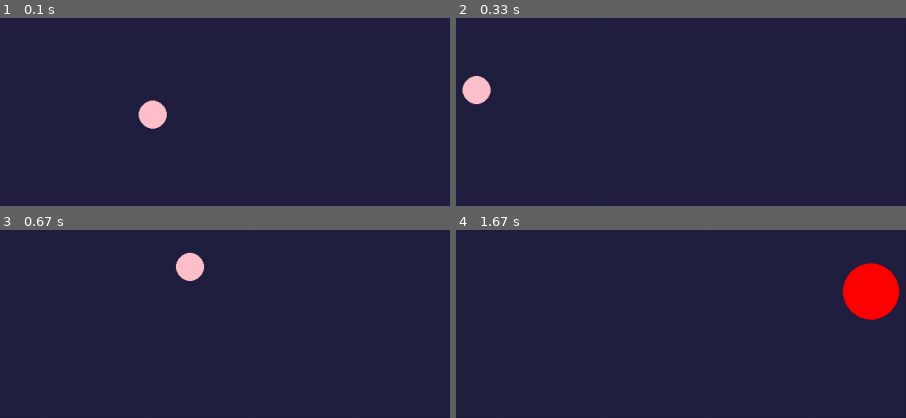
Above: before the commit, frames 1-4 (two rows, left to right).
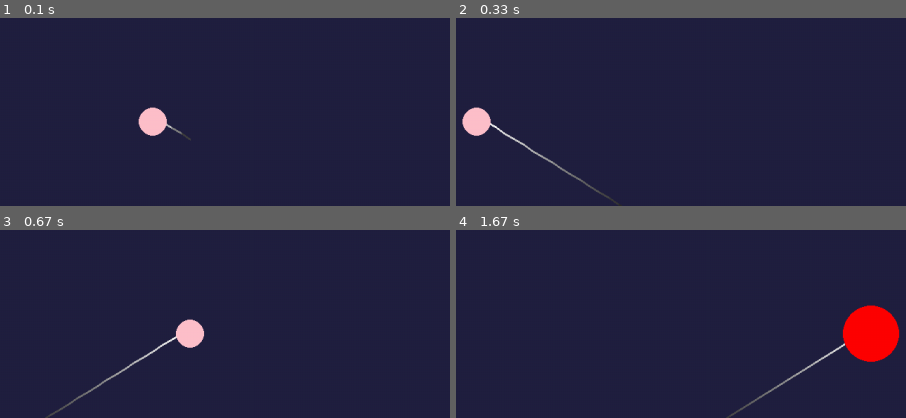
Above: after the commit, the same moments.

Repository: LeoArtDev/pygame_academic_project
Game: pygame game, started from main.py
Two runs of this game, one before a commit and one after it. Both use one fixed random seed, a clock stepped at 60 frames per second and the inputs below.
Inputs:
- Up to frame 1 (0.1 s): no input
- Up to frame 2 (0.33 s): no input
- Up to frame 3 (0.67 s): tap Space at 0.33 s
- Up to frame 4 (1.67 s): tap W at 0.67, 1.4 s; tap R at 1 s

The runs differ from the first frame. In frame 1, 0.6% of the frame differs, in the area x 30-43%, y 43-65%; in frame 2, 1.9%; in frame 3, 1.9%; in frame 4, 5.5%, in the area x 60-99%, y 17-100%.

Commit message:
Fiz o jogador se mover apenas na horizontal, e com auxilio de IA adicionei um efeito de rastro, que faz parecer visualmente que o jogador está constantemente se movendo no eixo y

Diff:
--- /dev/null
+++ b/cameratest.py
@@ -0,0 +1,60 @@
+import pygame
+import random
+
+# Initialize
+pygame.init()
+screen = pygame.display.set_mode((800, 600))
+clock = pygame.time.Clock()
+
+class CameraGroup(pygame.sprite.Group):
+    """Custom group to handle camera offsets."""
+    def __init__(self):
+        super().__init__()
+        self.display_surface = pygame.display.get_surface()
+        self.offset = pygame.math.Vector2()
+        self.half_w = self.display_surface.get_size()[0] // 2
+        self.half_h = self.display_surface.get_size()[1] // 2
+
+    def custom_draw(self, player):
+        # Center camera on player
+        self.offset.x = player.rect.centerx - self.half_w
+        self.offset.y = player.rect.centery - self.half_h
+
+        # Draw sprites relative to offset
+        for sprite in self.sprites():
+            offset_pos = sprite.rect.topleft - self.offset
+            self.display_surface.blit(sprite.image, offset_pos)
+
+class Player(pygame.sprite.Sprite):
+    def __init__(self, pos, group):
+        super().__init__(group)
+        self.image = pygame.Surface((50, 50))
+        self.image.fill('red')
+        self.rect = self.image.get_rect(center=pos)
+        self.speed = 5
+
+    def update(self):
+        keys = pygame.key.get_pressed()
+        if keys[pygame.K_d]: self.rect.x += self.speed
+        if keys[pygame.K_a]: self.rect.x -= self.speed
+        if keys[pygame.K_w]: self.rect.y -= self.speed
+        if keys[pygame.K_s]: self.rect.y += self.speed
+
+# Setup
+camera_group = CameraGroup()
+player = Player((400, 300), camera_group)
+# Random objects to show movement
+for _ in range(20):
+    bg = pygame.sprite.Sprite(camera_group)
+    bg.image = pygame.Surface((50, 50))
+    bg.image.fill('green')
+    bg.rect = bg.image.get_rect(topleft=(random.randint(0,1000), random.randint(0,1000)))
+
+# Main Loop
+while pygame.event.get(pygame.QUIT) == []:
+    screen.fill('black')
+    camera_group.update()
+    camera_group.custom_draw(player)
+    pygame.display.flip()
+    clock.tick(60)
+pygame.quit()
--- a/entities/player.py
+++ b/entities/player.py
@@ -2,6 +2,8 @@
 from systems.settings import LARGURA, ALTURA
 
 player_sprite = pygame.image.load("assets/Maguinho.png")
+
+TAMANHO_RASTRO = 20
 
 class Player:
 
@@ -9,16 +11,59 @@
         self.largura = 30
         self.altura = 25
 
-        self.x = LARGURA / 2 #posicao no eixo x
-        self.y = 600 #posicao no eixo y
+        self.x = LARGURA / 2
+        self.y = 600
+
         self.raio = 20
+
         self.velocidade = 800
-        self.vertical = 150
+        self.vertical = 250
+
         self.morto = False
         self.direcao_x = -1
-        #self.pos = (self.x, self.y)
+
+        self.rastro = []
+        self.velocidade_rastro = 500
+
+    def atualizar_rastro(self,dt):
+
+        # faz os pontos antigos descerem
+        for i in range(len(self.rastro)):
+            x, y = self.rastro[i]
+            self.rastro[i] = (x, y + self.velocidade_rastro * dt)
+
+    # adiciona a posição atual do player
+        self.rastro.append((self.x, self.y))
+
+    # limita o tamanho do rastro
+        if len(self.rastro) > TAMANHO_RASTRO:
+            self.rastro.pop(0)
 
     def draw(self, tela):
+
+        # desenha o rastro
+        if len(self.rastro) >= 2:
+
+            for i in range(1, len(self.rastro)):
+
+                progresso = i / len(self.rastro)
+
+                intensidade = int(255 * progresso)
+
+                cor = (
+                    intensidade,
+                    intensidade,
+                    intensidade
+                )
+
+                pygame.draw.line(
+                    tela,
+                    cor,
+                    self.rastro[i - 1],
+                    self.rastro[i],
+                    3
+                )
+
         pygame.draw.circle(
             tela,
             "pink",
@@ -30,42 +75,43 @@
         tela.blit(player_sprite, (self.x, self.y))
 
     def subir(self, dt):
-        self.y -= self.vertical * dt
+        pass
 
-    # faz o jogador estar sempre se movendo na horizontal
     def zigzag(self, dt):
         self.x += self.direcao_x * self.velocidade * dt
 
-    # muda o sentido em que o jogador está se movendo, esquerda e direita
     def mudar_direcao(self, dt):
         self.direcao_x *= -1
 
-    # uma função que está constantemente verificando se a extremidade do lado esquerdo ou direito forem menores ou maiores que as extremidades esuqerda e direita (x = 0 e y = ALTURA, respectivamente)
     def morte_lateral(self, dt):
+
         self.lado_esquerdo = self.x - self.raio
         self.lado_direito = self.x + self.raio
+
         if self.lado_esquerdo <= 0:
             self.morto = True
+
         if self.lado_direito >= LARGURA:
             self.morto = True
 
     def game_over(self, tela):
+
         pygame.draw.circle(
             tela,
             "red",
             (self.x, self.y),
             40
         )
-    # fiz só pra brincar kk
+
     def restart(self, tela):
+
         self.morto = False
-        self.x, self.y = LARGURA/2, 600
+
+        self.x = LARGURA / 2
+        self.y = 600
+
+        self.rastro.clear()
+
         self.draw(tela)
 
-    # def move_up(self):
-
-    #     self.y += self.velocidade
-
-
-
 print(player_sprite.get_size())
--- a/main.py
+++ b/main.py
@@ -11,14 +11,14 @@
 def main ():
     running = True
     player.morto = False
-    paused = False
+
     while running:
         dt = clock.tick(FPS) / 1000
         # poll for events
         # pygame.QUIT event means the user clicked X to close your window
         tela.fill("#212040")
+        #player.desenhar_player(tela)
         player.draw(tela)
-        #player.desenhar_player(tela)
 
         for event in pygame.event.get():
             if event.type == pygame.QUIT:
@@ -26,9 +26,6 @@
             if event.type == pygame.KEYDOWN:
                 if event.key == pygame.K_ESCAPE:
                     pygame.QUIT()
-
-                if event.key == pygame.K_1:
-                    paused = not paused
 
                 if event.key == pygame.K_SPACE:
                     player.mudar_direcao(dt)
@@ -39,20 +36,15 @@
                 if player.morto == True and event.key == pygame.K_r:
                     player.restart(tela)
 
-                if event.key == pygame.K_p:
-                    player.pause(dt)
-
-                if event.key == pygame.K_o:
-                    player.dispause(dt)
+        if not player.morto:
+            player.atualizar_rastro(dt)
+            player.zigzag(dt)
+            player.morte_lateral(dt)
+        else:
+            player.game_over(tela)
 
 
-        if not paused:
-            if not player.morto:
-                player.subir(dt)
-                player.zigzag(dt)
-                player.morte_lateral(dt)
-            else:
-                player.game_over(tela)
+
 
         # if not player.paused:
         #     player.subir(dt)
